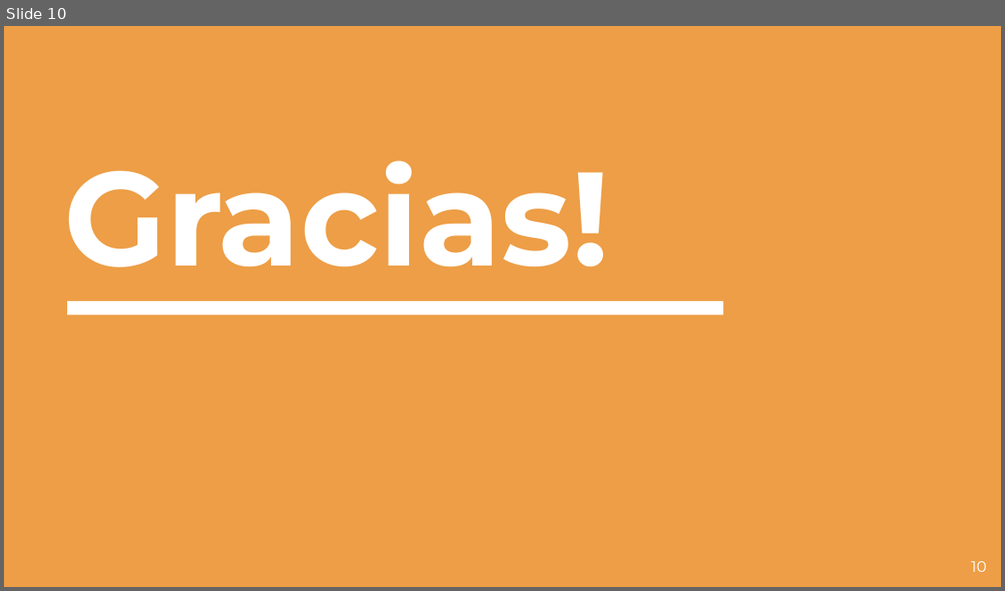
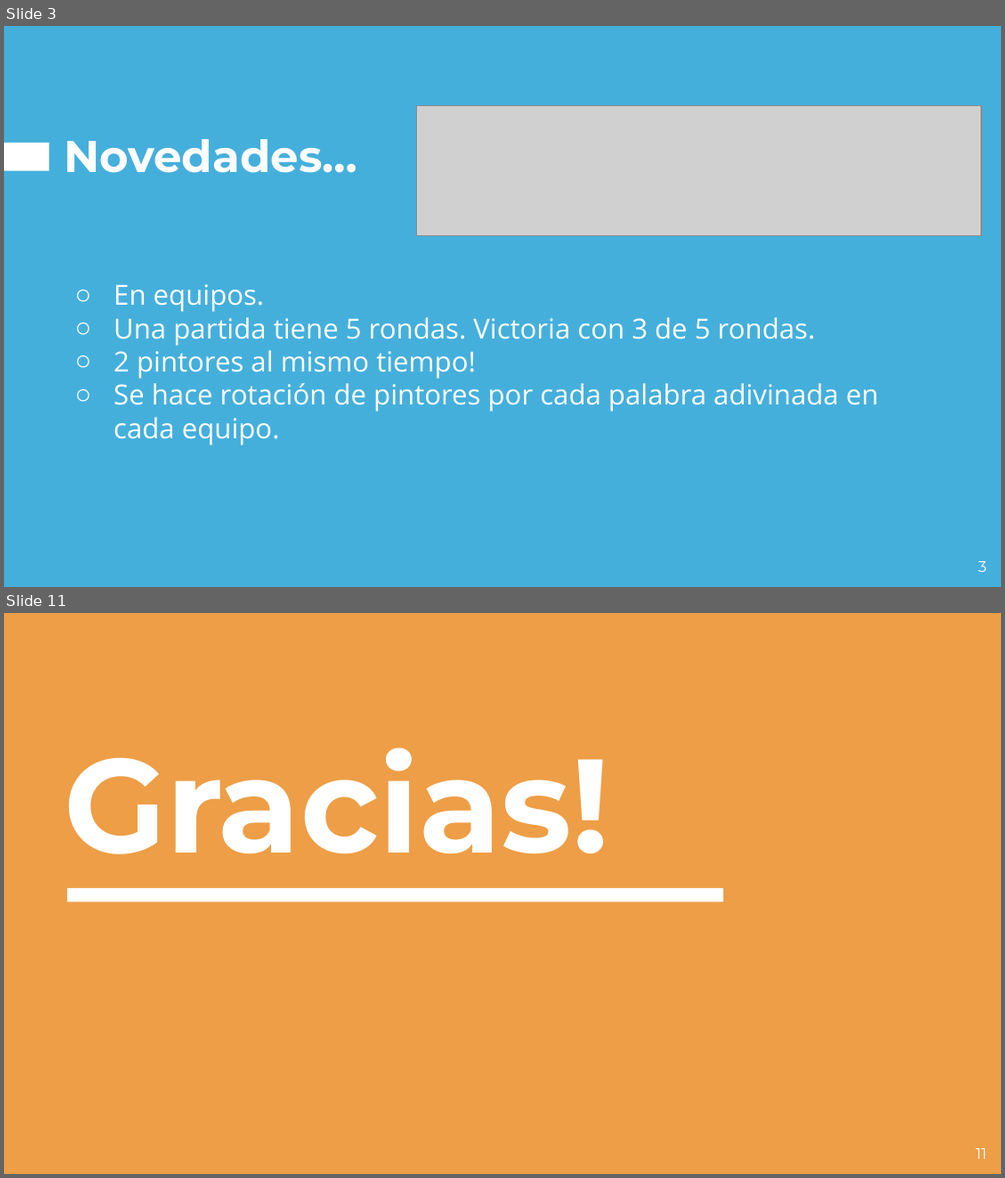
Before and after one commit to ARSW-Team-2020/Draw-It, a slide deck: Presentacion.pptx. Shown one above the other, each under a label of ours: slide 10 before the commit, slides 3 and 11 after it; the slides between them are not shown. The pictures are 1005x591 and 1005x1178 pixels, drawn with LibreOffice and Linux fonts; fonts in the diff are those of the drawing; grey boxes stand for pictures. Boxes give left, top, right and bottom in pixels: in the first picture for what was removed or moved away, otherwise in the second. Text is boxed around its words. In the diff, an @@ line names an element or a change of style, - is before the commit and + after.

```diff
--- a/Presentacion.pptx
+++ b/Presentacion.pptx
@@ slide 3 added at (4,26,1001,587), background #45AFDC @@
@@ picture added at (417,106,981,235) @@
@@ rectangle added at (4,143,48,170), fill #FFFFFF @@
@@ title added at (64,139,357,173), 32 pt, text #FFFFFF, bold @@
+Novedades…
@@ text added at (113,284,879,445), 20 pt, text #FFFFFF @@
+○ En equipos.
+○ Una partida tiene 5 rondas. Victoria con 3 de 5 rondas.
+○ 2 pintores al mismo tiempo!
+○ Se hace rotación de pintores por cada palabra adivinada en cada equipo.
@@ page number added at (978,561,987,572), 11 pt, text #FFFFFF @@
+3
@@ what was slide 10 is now slide 11 @@
@@ page number at (976,1148,987,1159): text changed @@
-10
+11
```
Also in this commit, not shown: 5 slides changed, 4 other slides added, 4 slides removed, 5 other files.
